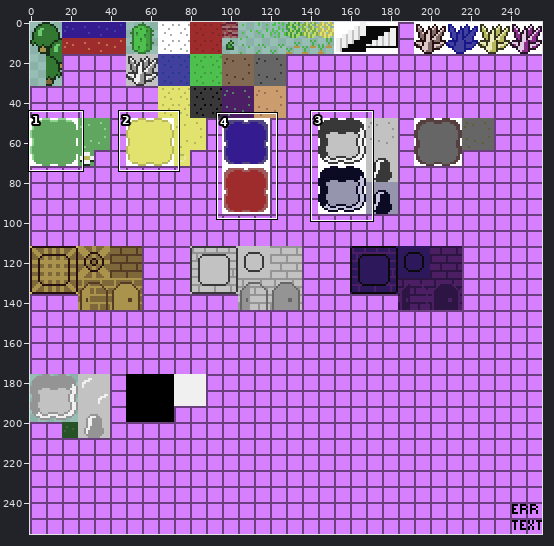
A sprite sheet gets an edit: assets/tiles.png. The picture above shows the old version from afar; the outline marks the close-up.
Close-up. Earlier state:
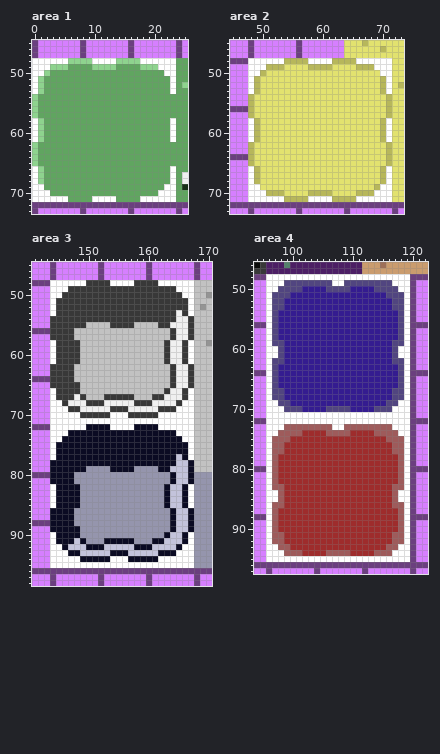
The file is 256x256 pixels. Shown: area 1: x 0..25, y 45..73; area 2: x 45..73, y 45..73; area 3: x 141..170, y 45..98; area 4: x 94..122, y 46..97. The commit also changed other parts of the picture, which this record leaves out.
After:
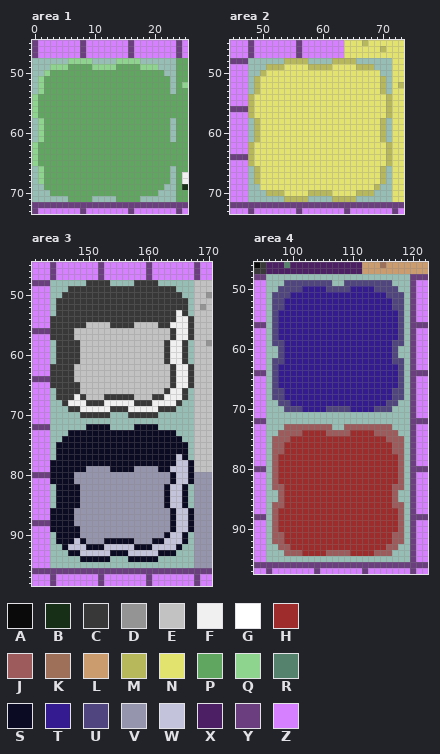
Palette (. is transparent): A #0a0a0a  B #172e17  C #383838  D #949494  E #c2c2c2  F #f0f0f0  G #ffffff  H #9e2c2c  J #9e5b5b  K #9e7059  L #ca9c6e  M #b7b75b  N #e2e26f  P #60a560  Q #8ed38e  R #54826c  S #0b0b23  T #341c90  U #514580  V #9595ad  W #c3c3db  X #4c1e64  Y #6b3f7f  Z #d67fff
Diff:
Changed rows in their new state; - is an unchanged pixel.
Area 1:
first column x 0:
48 ......----....----......
49 ...------------------...
50 ..--------------------..
51 .----------------------.
52 .----------------------.
53 .----------------------.
first column x 0:
58 .----------------------.
59 .----------------------.
60 .----------------------.
61 .----------------------.
first column x 0:
66 .----------------------.
67 .----------------------.
68 .----------------------.
69 ..--------------------..
70 ...------------------...
71 ......----....----......
Area 2:
first column x 48:
48 ......----....----......
49 ...------------------...
50 ..--------------------..
51 .----------------------.
52 .----------------------.
53 .----------------------.
first column x 48:
58 .----------------------.
59 .----------------------.
60 .----------------------.
61 .----------------------.
first column x 48:
66 .----------------------.
67 .----------------------.
68 .----------------------.
69 ..--------------------..
70 ...------------------...
71 ......----....----......
Area 3:
first column x 144:
48 ......----....----......
49 ...------------------...
50 ..--------------------..
51 .----------------------.
52 .----------------------.
53 .----------------------.
first column x 144:
58 .----------------------.
59 .----------------------.
60 .----------------------.
61 .----------------------.
first column x 144:
66 .----------------------.
67 .----------------------.
68 ..--------------------..
69 ...------------------...
70 .....-----...-----......
71 ........................
72 ......----....----......
73 ...------------------...
74 ..--------------------..
75 .----------------------.
76 .----------------------.
77 .----------------------.
first column x 144:
82 .----------------------.
83 .----------------------.
84 .----------------------.
85 .----------------------.
first column x 144:
90 .----------------------.
91 .----------------------.
92 ..--------------------..
93 ...------------------...
94 .....-----...-----......
95 ........................
Area 4:
first column x 96:
48 ........................
49 ...--------..--------...
50 ..--------------------..
51 .----------------------.
52 .----------------------.
53 .----------------------.
54 .----------------------.
55 .----------------------.
56 .----------------------.
57 .----------------------.
58 .----------------------.
59 .----------------------.
60 ..--------------------..
61 ..--------------------..
62 .----------------------.
63 .----------------------.
64 .----------------------.
65 .----------------------.
66 .----------------------.
67 .----------------------.
68 .----------------------.
69 ..--------------------..
70 ...------------------...
71 ........................
72 ........................
73 ...--------..--------...
74 ..--------------------..
75 .----------------------.
76 .----------------------.
77 .----------------------.
78 .----------------------.
79 .----------------------.
80 .----------------------.
81 .----------------------.
82 .----------------------.
83 .----------------------.
84 ..--------------------..
85 ..--------------------..
86 .----------------------.
87 .----------------------.
88 .----------------------.
89 .----------------------.
90 .----------------------.
91 .----------------------.
92 .----------------------.
93 ..--------------------..
94 ...------------------...
95 ........................
